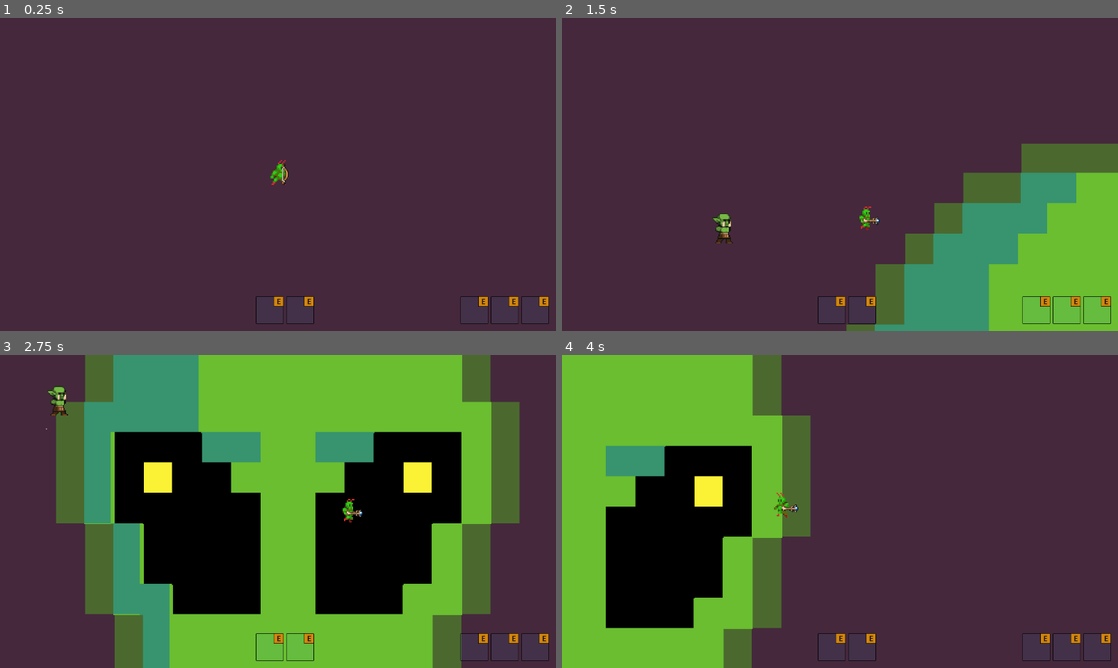
Above: before the commit, frames 1-4 (two rows, left to right).
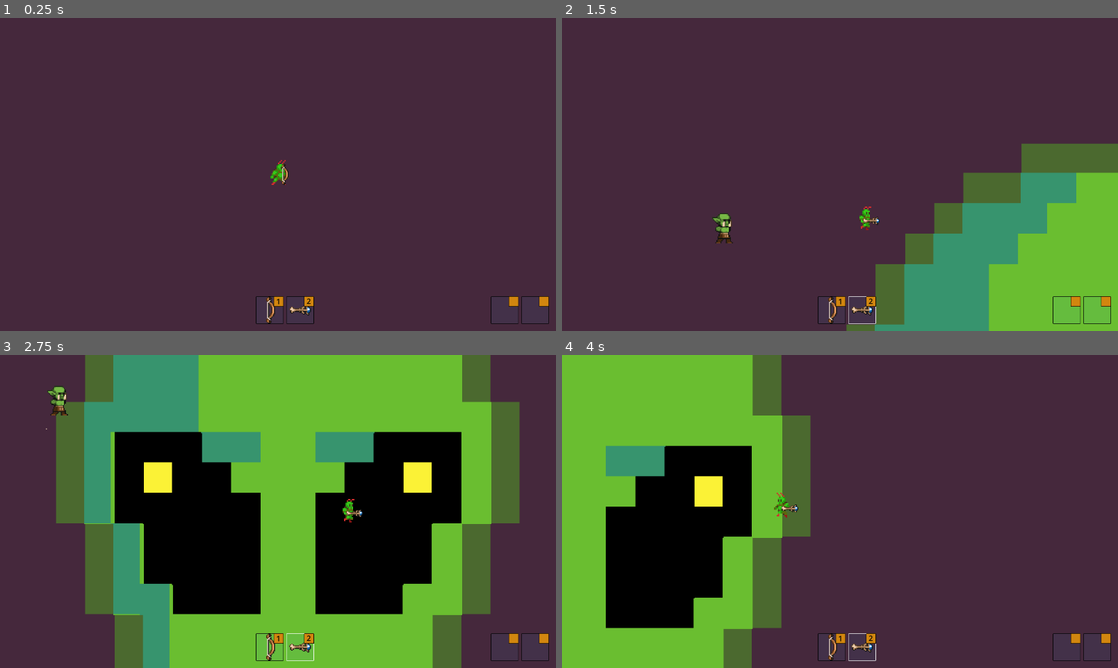
Above: after the commit, the same moments.

Repository: Guilospanck/godot-area25_5
Game: Godot game, scene res://scenes/game.tscn
Same seed, same stepped clock (60 frames per second), same inputs: the game is played once before the commit and once after it. Before the commit the project starts from res://scenes/phase1.tscn.
Inputs (mouse positions are in pixels of both pictures, inside the frame that each line leads up to):
- Up to frame 1 (0.25 s): no input
- Up to frame 2 (1.5 s): tap Enter at 0.5 s; move the mouse to (962, 158) at 0.52 s; hold D (right) 0.53-1.28 s; tap 1 (bow) at 0.6 s; tap 2 (wand) at 0.8, 1.35 s; move the mouse to (728, 190) at 1.27 s; hold S (down) from 1.28 s (still down)
- Up to frame 3 (2.75 s): tap 1 (bow) at 1.55, 2.1 s; move the mouse to (333, 442) at 2.02 s; release S (down) at 2.03 s; hold D (right) from 2.03 s (still down); tap 2 (wand) at 2.3 s
- Up to frame 4 (4 s): move the mouse to (812, 574) at 2.77 s; click (812, 574) at 2.85 s; tap 1 (bow) at 3.05 s; move the mouse to (1006, 558) at 3.52 s; release D (right) at 3.53 s; hold A (left) from 3.53 s (still down); tap W (top) at 3.6 s; tap 2 (wand) at 3.8 s

The runs differ from the first frame. In frame 1, 0.3% of the frame differs, in the area x 47-99%, y 88-98%; in frame 2, 0.3%; in frame 3, 0.3%; in frame 4, 0.3%.

Commit message:
Show current selected weapon

Diff:
--- a/project.godot
+++ b/project.godot
@@ -11,7 +11,7 @@
 [application]
 
 config/name="Area25Dot5"
-run/main_scene="uid://c0g3ubgnys07p"
+run/main_scene="uid://bqxk0vmx4w6wy"
 config/features=PackedStringArray("4.4", "Forward Plus")
 config/icon="res://icon.svg"
 
--- /dev/null
+++ b/scenes/game.tscn
@@ -0,0 +1,14 @@
+[gd_scene load_steps=4 format=3 uid="uid://bqxk0vmx4w6wy"]
+
+[ext_resource type="Script" uid="uid://bxrwv3aiso04h" path="res://scripts/game.gd" id="1_lnu2h"]
+[ext_resource type="PackedScene" uid="uid://c0g3ubgnys07p" path="res://scenes/phase1.tscn" id="1_uwrxv"]
+[ext_resource type="PackedScene" uid="uid://38c60nwfsnd" path="res://scenes/game_ui.tscn" id="2_yqjtg"]
+
+[node name="Game" type="Node2D"]
+script = ExtResource("1_lnu2h")
+
+[node name="Phase1" parent="." instance=ExtResource("1_uwrxv")]
+
+[node name="HUD" type="CanvasLayer" parent="."]
+
+[node name="GameUI" parent="HUD" instance=ExtResource("2_yqjtg")]
--- a/scenes/game_ui.tscn
+++ b/scenes/game_ui.tscn
@@ -1,6 +1,9 @@
-[gd_scene load_steps=2 format=3 uid="uid://38c60nwfsnd"]
+[gd_scene load_steps=5 format=3 uid="uid://38c60nwfsnd"]
 
-[ext_resource type="PackedScene" uid="uid://dq25p740ei5kp" path="res://scenes/frame_ui.tscn" id="1_yubou"]
+[ext_resource type="Script" uid="uid://ca2rrcymnlsqs" path="res://scripts/game_ui.gd" id="1_rns2u"]
+[ext_resource type="PackedScene" uid="uid://dq25p740ei5kp" path="res://scenes/slot.tscn" id="1_yubou"]
+[ext_resource type="Texture2D" uid="uid://b67yat5aqk1gp" path="res://assets/textures/Weapon/Bow.png" id="3_u2dgd"]
+[ext_resource type="Texture2D" uid="uid://ty6kvo6lk6a1" path="res://assets/textures/Weapon/Wand.png" id="4_bt76a"]
 
 [node name="GameUI" type="Control"]
 layout_mode = 3
@@ -9,6 +12,7 @@
 anchor_bottom = 1.0
 grow_horizontal = 2
 grow_vertical = 2
+script = ExtResource("1_rns2u")
 
 [node name="WeaponsContainer" type="MarginContainer" parent="."]
 layout_mode = 1
@@ -26,11 +30,15 @@
 theme_override_constants/separation = 70
 alignment = 1
 
-[node name="FrameUI" parent="WeaponsContainer/Weapons" instance=ExtResource("1_yubou")]
+[node name="Slot" parent="WeaponsContainer/Weapons" instance=ExtResource("1_yubou")]
 layout_mode = 2
+texture = ExtResource("3_u2dgd")
+shortcut = "1"
 
-[node name="FrameUI2" parent="WeaponsContainer/Weapons" instance=ExtResource("1_yubou")]
+[node name="Slot2" parent="WeaponsContainer/Weapons" instance=ExtResource("1_yubou")]
 layout_mode = 2
+texture = ExtResource("4_bt76a")
+shortcut = "2"
 
 [node name="PowersContainer" type="MarginContainer" parent="."]
 layout_mode = 1
@@ -53,11 +61,8 @@
 theme_override_constants/separation = 70
 alignment = 2
 
-[node name="FrameUI" parent="PowersContainer/Powers" instance=ExtResource("1_yubou")]
+[node name="Slot" parent="PowersContainer/Powers" instance=ExtResource("1_yubou")]
 layout_mode = 2
 
-[node name="FrameUI2" parent="PowersContainer/Powers" instance=ExtResource("1_yubou")]
+[node name="Slot2" parent="PowersContainer/Powers" instance=ExtResource("1_yubou")]
 layout_mode = 2
-
-[node name="FrameUI3" parent="PowersContainer/Powers" instance=ExtResource("1_yubou")]
-layout_mode = 2
--- a/scenes/phase1.tscn
+++ b/scenes/phase1.tscn
@@ -1,9 +1,8 @@
-[gd_scene load_steps=7 format=3 uid="uid://c0g3ubgnys07p"]
+[gd_scene load_steps=6 format=3 uid="uid://c0g3ubgnys07p"]
 
 [ext_resource type="Texture2D" uid="uid://dh3s62cb5sma3" path="res://assets/textures/Background/Alien1.png" id="1_p320o"]
 [ext_resource type="PackedScene" uid="uid://6jr7aap0qw1w" path="res://scenes/player.tscn" id="2_ho76x"]
 [ext_resource type="PackedScene" uid="uid://fvuvvumljfyg" path="res://scenes/enemy.tscn" id="3_ho76x"]
-[ext_resource type="PackedScene" uid="uid://38c60nwfsnd" path="res://scenes/game_ui.tscn" id="4_fndts"]
 
 [sub_resource type="RectangleShape2D" id="RectangleShape2D_ho76x"]
 
@@ -58,7 +57,3 @@
 
 [node name="Enemy" parent="." instance=ExtResource("3_ho76x")]
 position = Vector2(350, 336)
-
-[node name="CanvasLayer" type="CanvasLayer" parent="."]
-
-[node name="GameUI" parent="CanvasLayer" instance=ExtResource("4_fndts")]
--- a/scenes/frame_ui.tscn
+++ b/scenes/slot.tscn
@@ -1,4 +1,6 @@
-[gd_scene load_steps=3 format=3 uid="uid://dq25p740ei5kp"]
+[gd_scene load_steps=4 format=3 uid="uid://dq25p740ei5kp"]
+
+[ext_resource type="Script" uid="uid://s1pxbbofgqlh" path="res://scripts/slot.gd" id="1_ic0fu"]
 
 [sub_resource type="StyleBoxFlat" id="StyleBoxFlat_vi36s"]
 bg_color = Color(0.172549, 0.639216, 0.909804, 0.0784314)
@@ -26,13 +28,14 @@
 corner_radius_bottom_left = 2
 anti_aliasing = false
 
-[node name="FrameUI" type="Control"]
+[node name="Slot" type="Control"]
 layout_mode = 3
 anchors_preset = 15
 anchor_right = 1.0
 anchor_bottom = 1.0
 grow_horizontal = 2
 grow_vertical = 2
+script = ExtResource("1_ic0fu")
 
 [node name="CenterContainer" type="Control" parent="."]
 layout_mode = 1
@@ -48,7 +51,7 @@
 grow_horizontal = 2
 grow_vertical = 2
 
-[node name="WeaponPanelContainer" type="PanelContainer" parent="CenterContainer"]
+[node name="TextureContainer" type="PanelContainer" parent="CenterContainer"]
 layout_mode = 1
 anchors_preset = 15
 anchor_right = 1.0
@@ -56,6 +59,9 @@
 grow_horizontal = 2
 grow_vertical = 2
 theme_override_styles/panel = SubResource("StyleBoxFlat_vi36s")
+
+[node name="TextureRect" type="TextureRect" parent="CenterContainer/TextureContainer"]
+layout_mode = 2
 
 [node name="ShortcutPanelContainer" type="PanelContainer" parent="CenterContainer"]
 layout_mode = 1
@@ -72,6 +78,5 @@
 size_flags_vertical = 1
 theme_override_colors/font_color = Color(0, 0, 0, 1)
 theme_override_font_sizes/font_size = 16
-text = "E"
 horizontal_alignment = 1
 vertical_alignment = 1
--- a/scripts/ammo.gd
+++ b/scripts/ammo.gd
@@ -15,7 +15,6 @@
 var is_shooting: bool = false
 
 const SPEED = 4
-
 
 ################################ Signals ######################################
 func _on_shoot(shooting_position: Vector2, ammo_res: AmmoResource, dir: Vector2):
--- a/scripts/common/signals.gd
+++ b/scripts/common/signals.gd
@@ -3,3 +3,4 @@
 
 signal shoot(shooting_position: Vector2, ammo_resource: AmmoResource, direction: Vector2)
 signal is_dead(entity: Node)
+signal weapon_switch(weapon_res: WeaponResource, shortcut: String)
--- /dev/null
+++ b/scripts/game.gd
@@ -0,0 +1 @@
+extends Node2D
--- /dev/null
+++ b/scripts/game_ui.gd
@@ -0,0 +1,32 @@
+extends Control
+
+@onready var weapons: HBoxContainer = $WeaponsContainer/Weapons
+
+# TODO:  Use this for powers
+# var slot: PackedScene = preload("res://scenes/slot.tscn")
+# var current_weapons: Array = []
+# func _on_weapon_switch(weapon_res: WeaponResource, shortcut: String):
+# 	var weapon_name: String = weapon_res.name
+# 	if current_weapons.has(weapon_name):
+# 		return
+#
+# 	var texture = load(weapon_res.texture_path)
+# 	var slot_instance = slot.instantiate()
+# 	weapons.add_child(slot_instance)
+	# slot_instance.texture = texture
+	# slot_instance.shortcut = shortcut
+# 	slot_instance.update_data()
+#
+# 	current_weapons.append(weapon_name)
+
+func _on_weapon_switch(_weapon_res: WeaponResource, shortcut: String):
+	for child in weapons.get_children():
+		var label: Label = child.get_node("CenterContainer/ShortcutPanelContainer/ShortcutLabel")
+		if label.text == shortcut:
+			child.set_active()
+		else:
+			child.set_inactive()
+
+func _ready() -> void:
+	Signals.weapon_switch.connect(_on_weapon_switch)
+	pass
--- a/scripts/player.gd
+++ b/scripts/player.gd
@@ -10,7 +10,7 @@
 @onready var weapon: Weapon = $Weapon
 @onready var ammo: PackedScene = load("res://scenes/ammo.tscn")
 
-@onready var initial_weapon_resource: WeaponResource = preload("res://resources/weapons/bow.tres")
+@onready var current_weapon_resource: WeaponResource = preload("res://resources/weapons/bow.tres")
 @onready var current_ammo_resource: AmmoResource = preload("res://resources/ammos/arrow.tres")
 
 const SPEED: int = 300
@@ -41,6 +41,8 @@
 func setup_weapon(weapon_res: WeaponResource):
 	print("Switching to weapon " + weapon_res.name)
 	weapon.load_weapon(weapon_res)
+	current_weapon_resource = weapon_res
+
 
 func process_movement():
 	if is_dead:
@@ -62,9 +64,12 @@
 	if Input.is_action_just_pressed("bow"):
 		setup_weapon(load("res://resources/weapons/bow.tres"))
 		current_ammo_resource = load("res://resources/ammos/arrow.tres")
+		Signals.weapon_switch.emit(current_weapon_resource, "1")
 	elif Input.is_action_just_pressed("wand"):
 		setup_weapon(load("res://resources/weapons/wand.tres"))
 		current_ammo_resource = load("res://resources/ammos/magic_ball.tres")
+		Signals.weapon_switch.emit(current_weapon_resource, "2")
+
 
 func process_shoot():
 	if not Input.is_action_just_pressed("shoot"):
@@ -92,7 +97,7 @@
 
 func _ready() -> void:
 	_connect_signals()
-	setup_weapon(initial_weapon_resource)
+	setup_weapon(current_weapon_resource)
 	set_masks_and_layers()
 	animated_player.play("idle")
 	setup_camera()
--- /dev/null
+++ b/scripts/slot.gd
@@ -0,0 +1,34 @@
+@tool
+
+extends Control
+
+@export var texture: Texture2D:
+	set(value):
+		texture = value
+		update_data()
+
+@export var shortcut: String:
+	set(value):
+		shortcut = value
+		update_data()
+
+func update_data():
+	if texture:
+		var texture_rect = $CenterContainer/TextureContainer/TextureRect
+		texture_rect.texture = texture
+
+	if shortcut:
+		var shortcut_label = $CenterContainer/ShortcutPanelContainer/ShortcutLabel
+		shortcut_label.text = shortcut
+
+func set_active():
+	var texture_container = $CenterContainer/TextureContainer
+	var new_stylebox_normal = texture_container.get_theme_stylebox("panel").duplicate()
+	new_stylebox_normal.border_color = Color.WHITE
+	texture_container.add_theme_stylebox_override("panel", new_stylebox_normal)
+
+func set_inactive():
+	var texture_container = $CenterContainer/TextureContainer
+	var new_stylebox_normal = texture_container.get_theme_stylebox("panel").duplicate()
+	new_stylebox_normal.border_color = Color.BLACK
+	texture_container.add_theme_stylebox_override("panel", new_stylebox_normal)
Not shown, added: scripts/game.gd.uid
Not shown, added: scripts/game_ui.gd.uid
Not shown, added: scripts/slot.gd.uid
